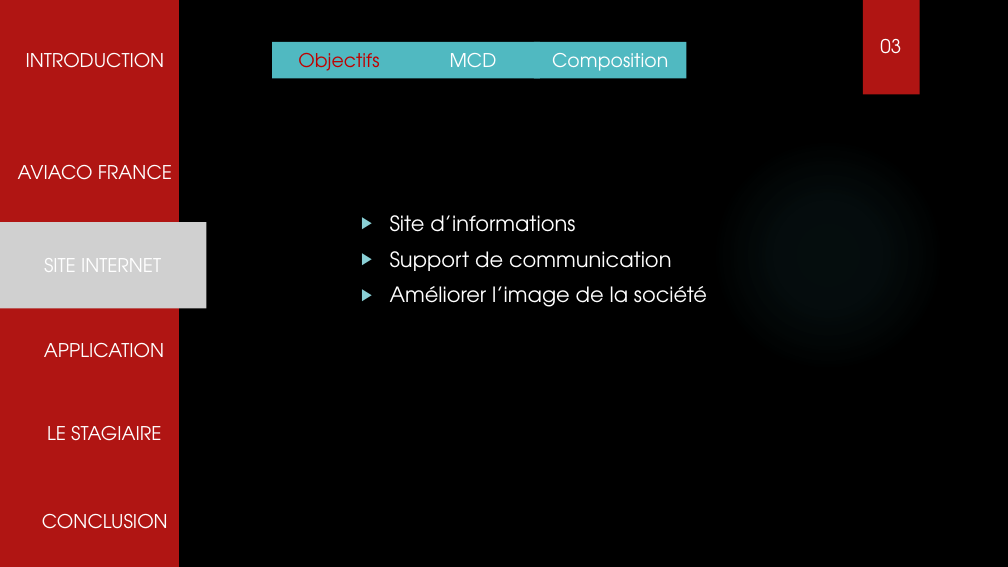
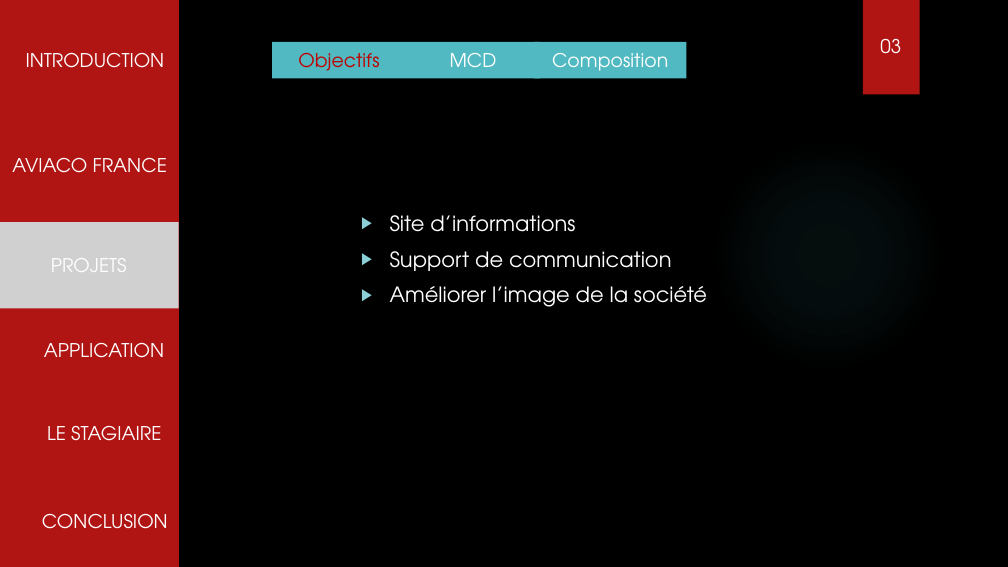
Before and after one commit to tochyvn/ma_banque_document, a slide deck: slide 6 of Aviaco france.pptx. Drawn at 1008x567 pixels with LibreOffice and Linux fonts; fonts in the diff are those of the drawing; grey boxes stand for pictures; background and template pictures are left out. Boxes give left, top, right and bottom in pixels: in the first picture for what was removed or moved away, otherwise in the second. Text is boxed around its words. In the diff, an @@ line names an element or a change of style, - is before the commit and + after.

```diff
--- a/Aviaco france.pptx
+++ b/Aviaco france.pptx
@@ text "AVIACO FRANCE": place and size @@
-text "AVIACO FRANCE" at (18,165,172,180)
+text "AVIACO FRANCE" at (12,158,167,173)
@@ picture "PROJETS": place and size @@
-picture "PROJETS" at (0,222,206,309)
+picture "PROJETS" at (0,222,178,309)
@@ text in picture at (51,258,127,272): text changed @@
-SITE INTERNET
+PROJETS
```
Also in this commit, not shown: 4 other slides changed, 1 slide added, 1 slide removed.
